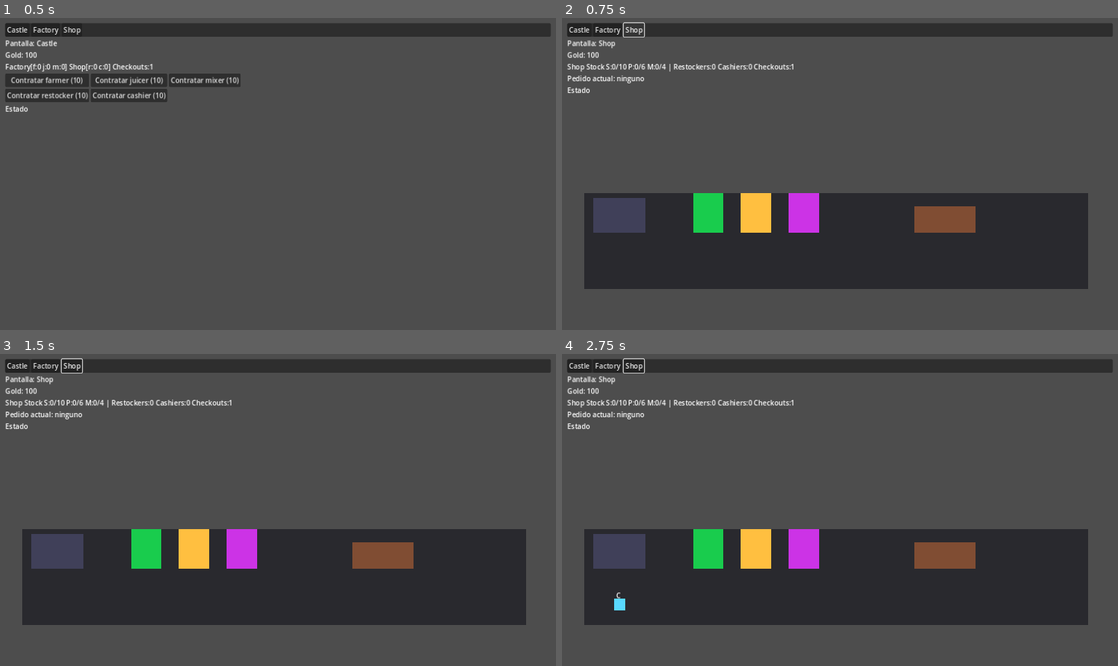
Above: before the commit, frames 1-4 (two rows, left to right).
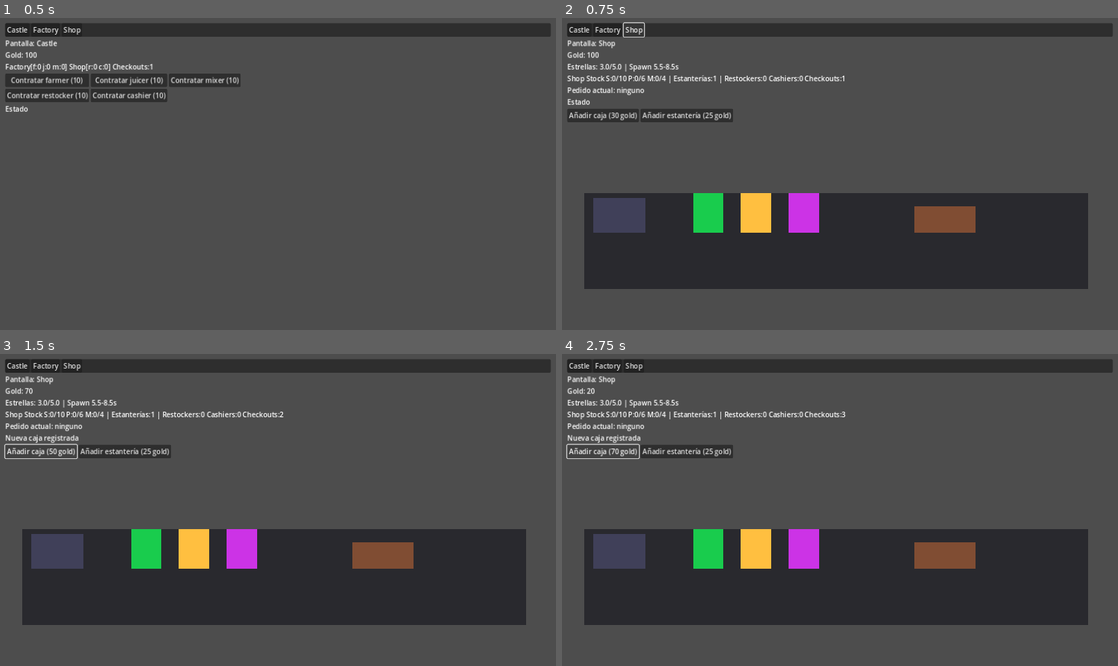
Above: after the commit, the same moments.

Repository: jazm1985-a11y/Prueba
Game: Godot game, scene res://Scenes/Main.tscn
Two runs of this game, one before a commit and one after it. Both use one fixed random seed, a clock stepped at 60 frames per second and the inputs below.
Inputs (mouse positions are in pixels of both pictures, inside the frame that each line leads up to):
- Up to frame 1 (0.5 s): no input
- Up to frame 2 (0.75 s): click "Shop" at 0.5 s
- Up to frame 3 (1.5 s): click (38, 450) at 1.25 s, where only the run after the commit has a clickable "Añadir caja (30 gold)"
- Up to frame 4 (2.75 s): click (600, 450) at 2 s, where only the run after the commit has a clickable "Añadir caja (50 gold)"

Frame 1 is identical in both runs. In frame 2, 2.2% of the frame differs, in the area x 1-51%, y 14-34%; in frame 3, 2.2%; in frame 4, 2.3%, in the area x 0-51%, y 1-83%.

Commit message:
Add shop upgrades and star-based customer pacing

Diff:
--- a/Scenes/Shop.tscn
+++ b/Scenes/Shop.tscn
@@ -23,6 +23,10 @@
 layout_mode = 2
 text = "Gold: 0"
 
+[node name="StarsLabel" type="Label" parent="VBox"]
+layout_mode = 2
+text = "Estrellas: 3.0"
+
 [node name="StockLabel" type="Label" parent="VBox"]
 layout_mode = 2
 text = "Stock"
@@ -34,6 +38,17 @@
 [node name="FeedbackLabel" type="Label" parent="VBox"]
 layout_mode = 2
 text = "Estado"
+
+[node name="UpgradeButtons" type="HBoxContainer" parent="VBox"]
+layout_mode = 2
+
+[node name="UpgradeCheckoutButton" type="Button" parent="VBox/UpgradeButtons"]
+layout_mode = 2
+text = "Añadir caja"
+
+[node name="UpgradeShelfButton" type="Button" parent="VBox/UpgradeButtons"]
+layout_mode = 2
+text = "Añadir estantería"
 
 [node name="World" type="Node2D" parent="."]
 position = Vector2(40, 210)
--- a/Scripts/GameState.gd
+++ b/Scripts/GameState.gd
@@ -12,6 +12,11 @@
 var shop_workers := {"restocker": 0, "cashier": 0}
 var checkouts:int = 1
 var prices := {"slime": 1, "pulp": 5, "smoothie": 15}
+
+var shop_stars: float = 3.0
+var shelves: int = 1
+var max_customer_wait: float = 6.0
+var base_shop_cap := {"slime": 10, "pulp": 6, "smoothie": 4}
 
 var factory_grid_size:int = 3
 var factory_layout := {}
@@ -106,6 +111,55 @@
 func _has_worker_key(worker_type: String) -> bool:
 	return worker_type in factory_workers or worker_type in shop_workers
 
+func try_upgrade_checkouts() -> String:
+	var cost:int = 30 + (checkouts - 1) * 20
+	if gold < cost:
+		return "Falta gold"
+	gold -= cost
+	checkouts += 1
+	emit_signal("state_changed")
+	return "OK"
+
+func try_upgrade_shelves() -> String:
+	var cost:int = 25 + (shelves - 1) * 20
+	if gold < cost:
+		return "Falta gold"
+	gold -= cost
+	shelves += 1
+	_recalculate_shop_cap()
+	emit_signal("state_changed")
+	return "OK"
+
+func _recalculate_shop_cap() -> void:
+	shop_cap["slime"] = base_shop_cap["slime"] + (shelves - 1) * 5
+	shop_cap["pulp"] = base_shop_cap["pulp"] + (shelves - 1) * 3
+	shop_cap["smoothie"] = base_shop_cap["smoothie"] + (shelves - 1) * 2
+
+func get_checkout_upgrade_cost() -> int:
+	return 30 + (checkouts - 1) * 20
+
+func get_shelf_upgrade_cost() -> int:
+	return 25 + (shelves - 1) * 20
+
+func record_customer_outcome(served: bool, wait_time: float) -> void:
+	if served:
+		if wait_time <= max_customer_wait * 0.4:
+			shop_stars = min(5.0, shop_stars + 0.18)
+		elif wait_time <= max_customer_wait:
+			shop_stars = min(5.0, shop_stars + 0.08)
+		else:
+			shop_stars = max(1.0, shop_stars - 0.08)
+	else:
+		shop_stars = max(1.0, shop_stars - 0.25)
+	emit_signal("state_changed")
+
+func get_customer_spawn_range() -> Dictionary:
+	var t: float = (shop_stars - 1.0) / 4.0
+	return {
+		"min": lerpf(8.0, 3.0, t),
+		"max": lerpf(12.0, 5.0, t)
+	}
+
 func try_add_slime_manual() -> String:
 	if not has_building("FarmerStation"):
 		return "Bloqueado"
--- a/Scripts/Shop.gd
+++ b/Scripts/Shop.gd
@@ -4,9 +4,12 @@
 const WORKER_SPEED:float = 95.0
 
 @onready var gold_label: Label = $VBox/GoldLabel
+@onready var stars_label: Label = $VBox/StarsLabel
 @onready var stock_label: Label = $VBox/StockLabel
 @onready var order_label: Label = $VBox/OrderLabel
 @onready var feedback_label: Label = $VBox/FeedbackLabel
+@onready var upgrade_checkout_button: Button = $VBox/UpgradeButtons/UpgradeCheckoutButton
+@onready var upgrade_shelf_button: Button = $VBox/UpgradeButtons/UpgradeShelfButton
 @onready var world: Node2D = $World
 @onready var spawn_point: Marker2D = $World/Spawn
 @onready var queue1_point: Marker2D = $World/Queue1
@@ -29,18 +32,39 @@
 func _ready() -> void:
 	GameState.state_changed.connect(_refresh_ui)
 	GameState.tick_processed.connect(_on_tick)
+	upgrade_checkout_button.pressed.connect(_on_upgrade_checkout_button_pressed)
+	upgrade_shelf_button.pressed.connect(_on_upgrade_shelf_button_pressed)
 	last_shop_stock = GameState.shop_stock.duplicate()
 	_refresh_worker_visuals()
 	_refresh_ui()
+	_reset_spawn_cooldown()
 
 func _process(delta: float) -> void:
 	spawn_cooldown -= delta
 	if spawn_cooldown <= 0.0:
 		_try_spawn_customer()
-		spawn_cooldown = randf_range(5.0, 8.0)
+		_reset_spawn_cooldown()
 	_update_customers(delta)
 	_update_restockers(delta)
 	_refresh_order_label()
+
+func _reset_spawn_cooldown() -> void:
+	var range_data: Dictionary = GameState.get_customer_spawn_range()
+	spawn_cooldown = randf_range(range_data["min"], range_data["max"])
+
+func _on_upgrade_checkout_button_pressed() -> void:
+	var result: String = GameState.try_upgrade_checkouts()
+	if result == "OK":
+		feedback_label.text = "Nueva caja registrada"
+	else:
+		feedback_label.text = result
+
+func _on_upgrade_shelf_button_pressed() -> void:
+	var result: String = GameState.try_upgrade_shelves()
+	if result == "OK":
+		feedback_label.text = "Nueva estantería añadida"
+	else:
+		feedback_label.text = result
 
 func _try_spawn_customer() -> void:
 	if customers.size() >= 3:
@@ -50,7 +74,8 @@
 		"node": _create_actor_visual(Color(0.35, 0.85, 1.0), "C"),
 		"state": "to_shelf",
 		"order": order,
-		"wait_counter": 0.0
+		"wait_counter": 0.0,
+		"checkout_wait": 0.0
 	}
 	customers.append(customer)
 
@@ -119,8 +144,9 @@
 			else:
 				customer["wait_counter"] += delta
 				feedback_label.text = "Falta input"
-				if customer["wait_counter"] >= 4.0:
+				if customer["wait_counter"] >= GameState.max_customer_wait:
 					feedback_label.text = "Cliente no encontró stock y se fue"
+					GameState.record_customer_outcome(false, customer["wait_counter"])
 					customer["state"] = "to_exit"
 		"to_queue1":
 			customer["state"] = "to_queue2"
@@ -128,11 +154,12 @@
 			customer["state"] = "to_counter"
 		"to_counter":
 			customer["state"] = "waiting_checkout"
-			customer["wait_counter"] = 0.0
+			customer["checkout_wait"] = 0.0
 		"waiting_checkout":
-			customer["wait_counter"] += delta
-			if customer["wait_counter"] >= 6.0:
-				feedback_label.text = "Caja lenta, cliente se va"
+			customer["checkout_wait"] += delta
+			if customer["checkout_wait"] >= GameState.max_customer_wait:
+				feedback_label.text = "No fue atendido en caja, cliente se va"
+				GameState.record_customer_outcome(false, customer["checkout_wait"])
 				customer["state"] = "to_exit"
 		"to_exit":
 			return true
@@ -152,6 +179,7 @@
 			var success: bool = GameState.try_fulfill_order(order)
 			if success:
 				feedback_label.text = "Caja cobró: %d %s" % [order["amount"], order["item"]]
+				GameState.record_customer_outcome(true, customer["checkout_wait"])
 				customer["state"] = "to_exit"
 				sales_left -= 1
 			else:
@@ -275,11 +303,19 @@
 
 func _refresh_ui() -> void:
 	gold_label.text = "Gold: %d" % GameState.gold
-	stock_label.text = "Shop Stock S:%d/%d P:%d/%d M:%d/%d | Restockers:%d Cashiers:%d Checkouts:%d" % [
+	stars_label.text = "Estrellas: %.1f/5.0 | Spawn %.1f-%.1fs" % [
+		GameState.shop_stars,
+		GameState.get_customer_spawn_range()["min"],
+		GameState.get_customer_spawn_range()["max"]
+	]
+	stock_label.text = "Shop Stock S:%d/%d P:%d/%d M:%d/%d | Estanterías:%d | Restockers:%d Cashiers:%d Checkouts:%d" % [
 		GameState.shop_stock["slime"], GameState.shop_cap["slime"],
 		GameState.shop_stock["pulp"], GameState.shop_cap["pulp"],
 		GameState.shop_stock["smoothie"], GameState.shop_cap["smoothie"],
+		GameState.shelves,
 		GameState.shop_workers["restocker"],
 		GameState.shop_workers["cashier"],
 		GameState.checkouts
 	]
+	upgrade_checkout_button.text = "Añadir caja (%d gold)" % GameState.get_checkout_upgrade_cost()
+	upgrade_shelf_button.text = "Añadir estantería (%d gold)" % GameState.get_shelf_upgrade_cost()
